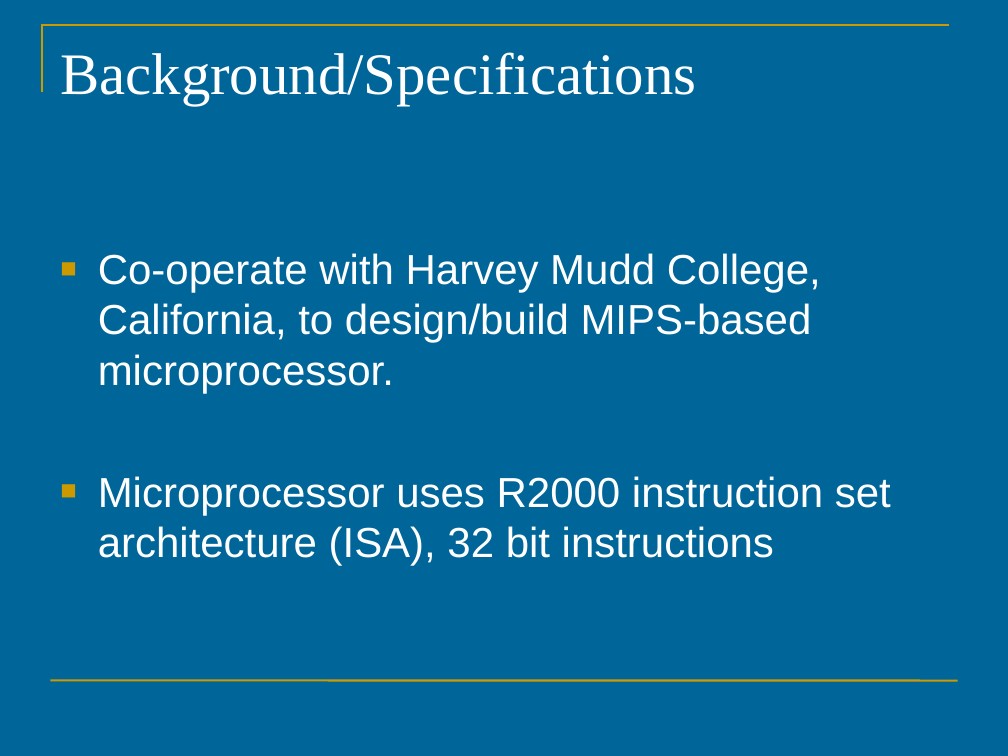
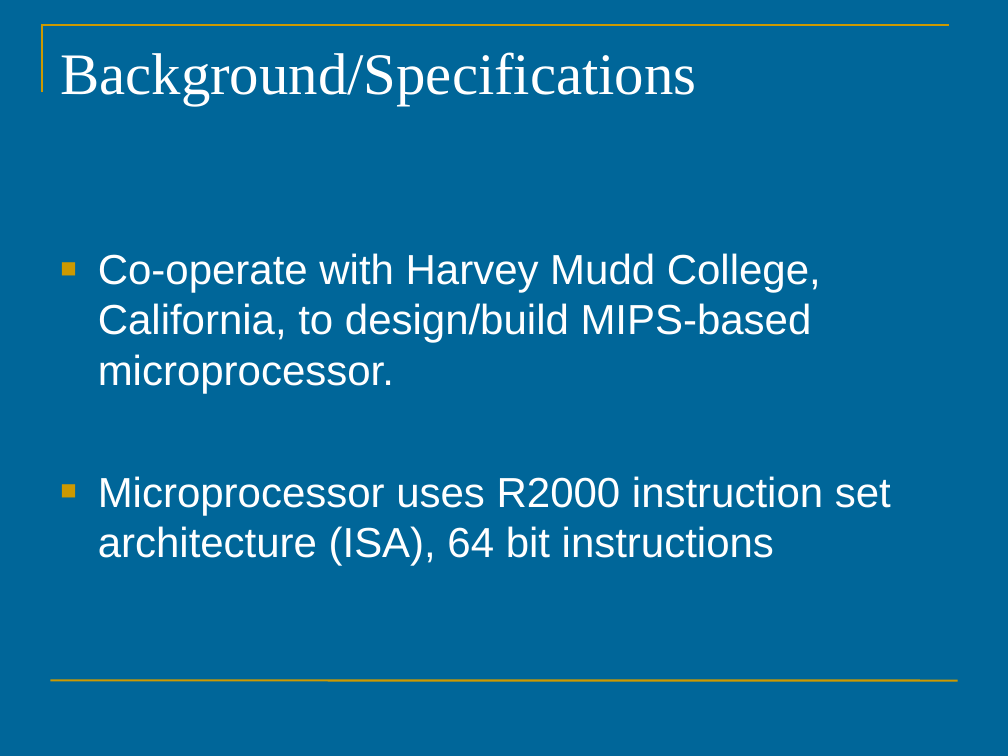
Before and after one commit to maikmerten/hmc-mips, a slide deck: slide 2 of uoa/doc/proposal-seminar.ppt. Drawn at 1008x756 pixels with LibreOffice and Linux fonts; fonts in the diff are those of the drawing. Boxes give left, top, right and bottom in pixels: in the first picture for what was removed or moved away, otherwise in the second. Text is boxed around its words. In the diff, an @@ line names an element or a change of style, - is before the commit and + after.

Commit message:
slides update

```diff
--- a/uoa/doc/proposal-seminar.ppt
+++ b/uoa/doc/proposal-seminar.ppt
@@ text at [98,476,891,565]: text changed @@
-■ Microprocessor uses R2000 instruction set architecture (ISA), 32 bit instructions
+■ Microprocessor uses R2000 instruction set architecture (ISA), 64 bit instructions
```
Also in this commit, not shown: 1 other slide changed, 2 slides added.
